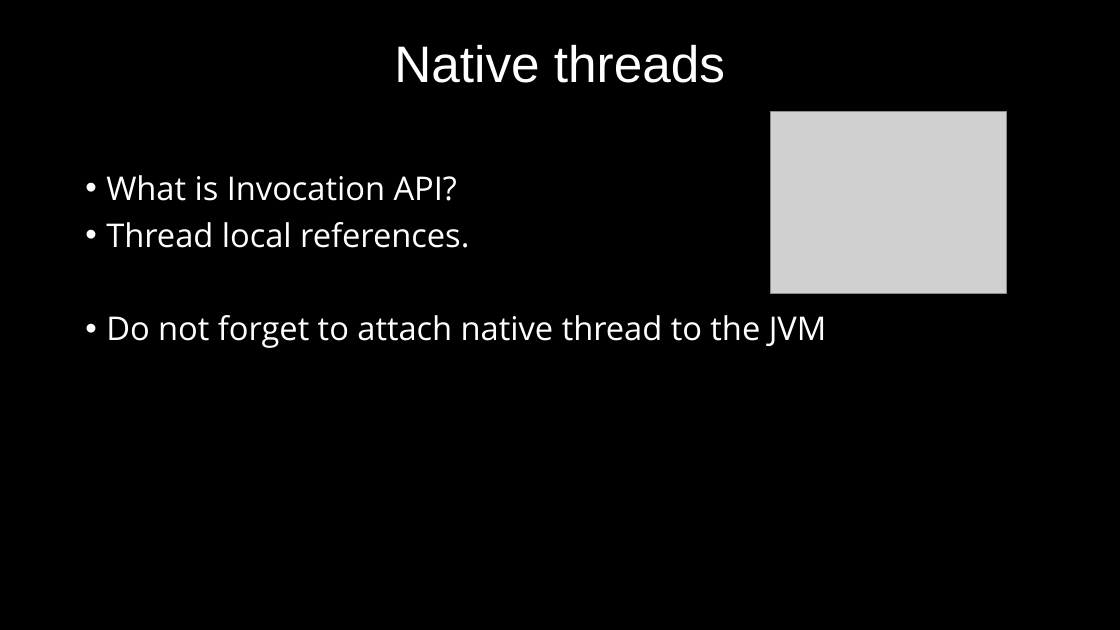
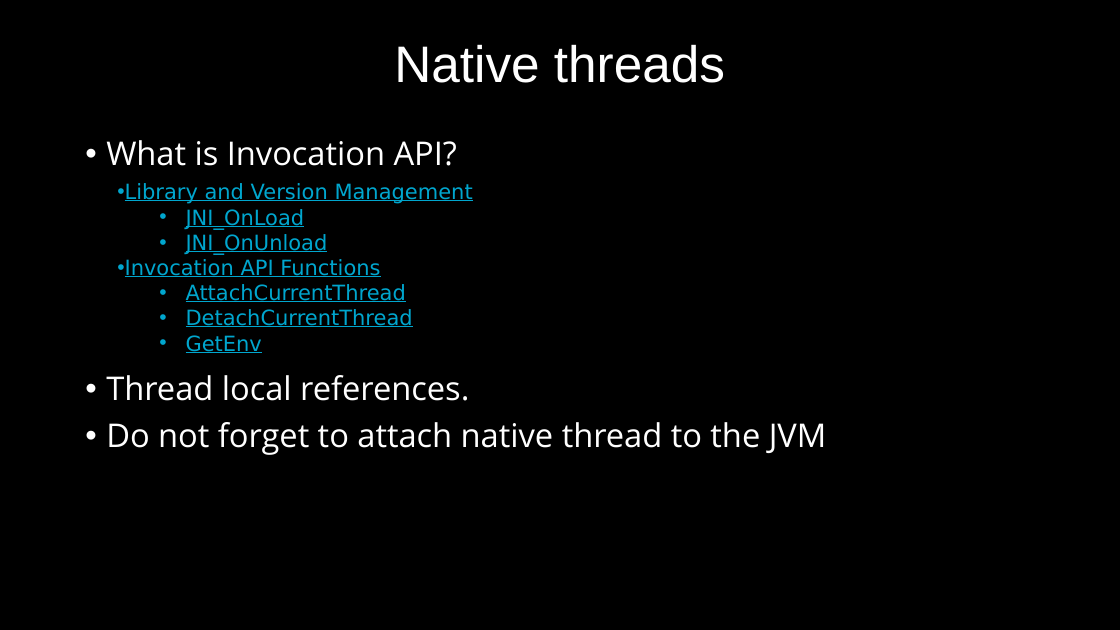
Before and after one commit to 9majka/NDK_presentation, a slide deck: slide 7 of NDK_SoftServeTheme.pptx. Drawn at 1120x630 pixels with LibreOffice and Linux fonts; fonts in the diff are those of the drawing; grey boxes stand for pictures; background and template pictures are left out. Boxes give left, top, right and bottom in pixels: in the first picture for what was removed or moved away, otherwise in the second. Text is boxed around its words. In the diff, an @@ line names an element or a change of style, - is before the commit and + after.

```diff
--- a/NDK_SoftServeTheme.pptx
+++ b/NDK_SoftServeTheme.pptx
@@ picture removed at (x1=770, y1=112, x2=1007, y2=294) @@
@@ text "What is Invocation API?" rewrapped from (x1=106, y1=175, x2=827, y2=348) to (x1=106, y1=140, x2=827, y2=455) @@
@@ text added at (x1=125, y1=183, x2=473, y2=353), 18 pt, text #00A6CE, underline @@
+• Library and Version Management
+  • JNI_OnLoad
+  • JNI_OnUnload
+• Invocation API Functions
+  • AttachCurrentThread
+  • DetachCurrentThread
+  • GetEnv
```
Also in this commit, not shown: 10 other slides changed, 2 slides added, 3 slides removed, 9 other files.
